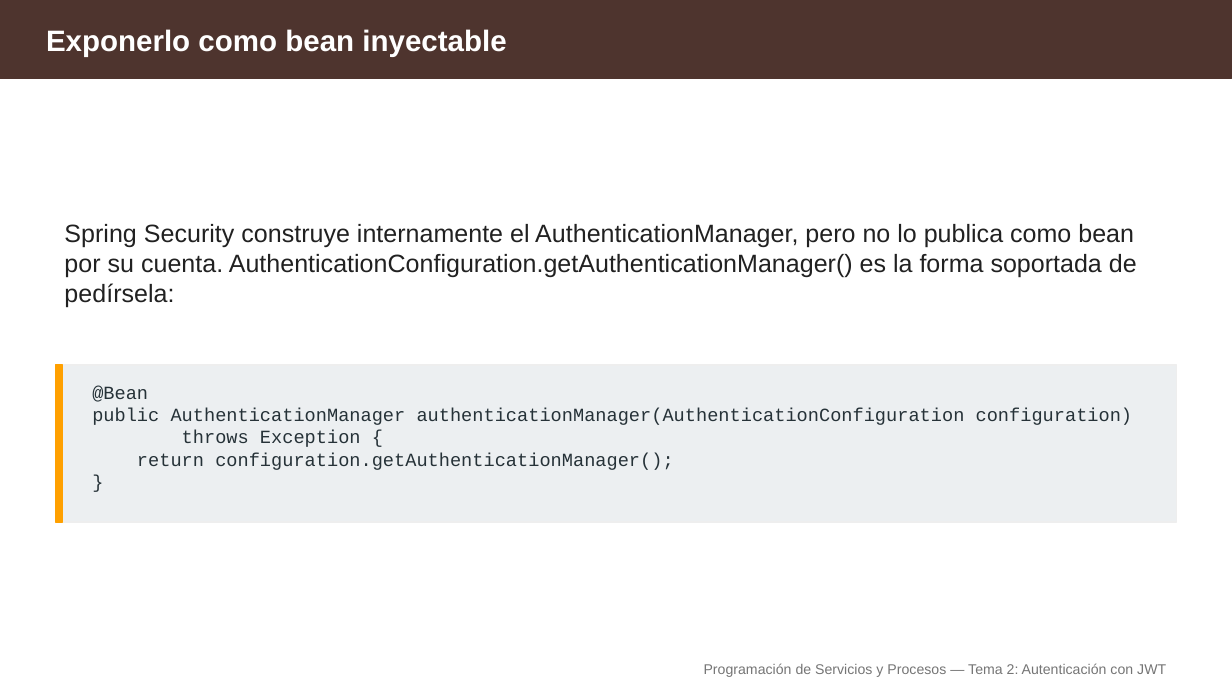
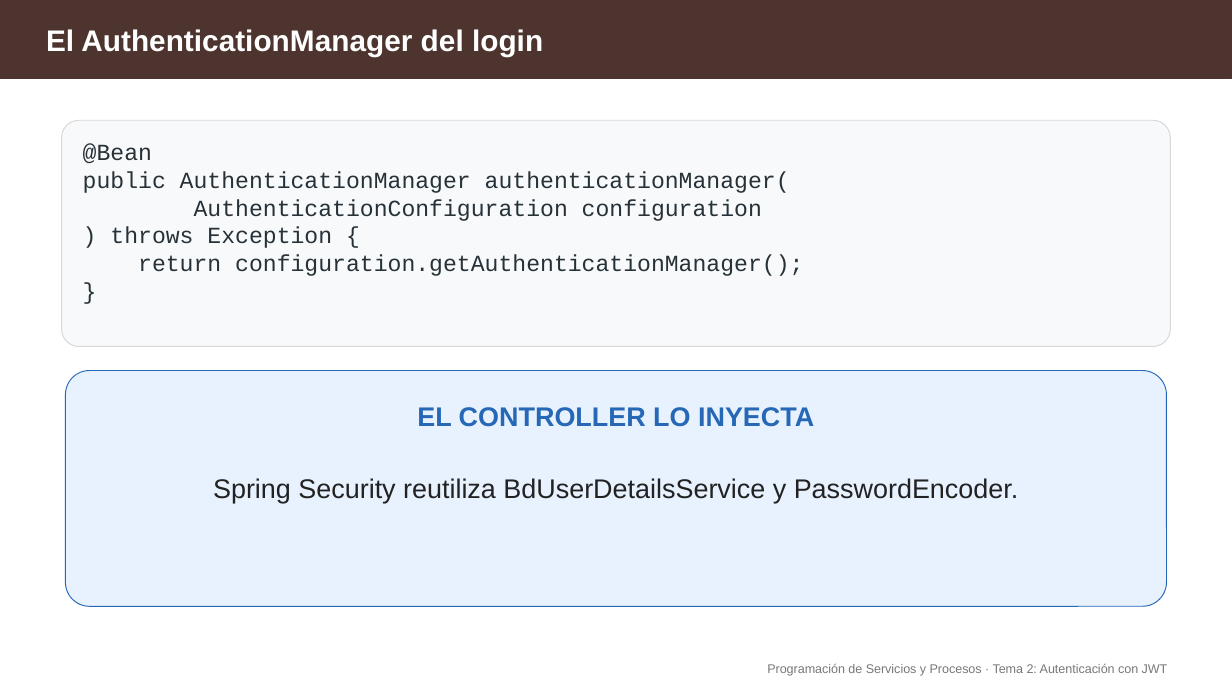
Before and after one commit to aitorventura/programacion-servicios-procesos, a slide deck: slide 11 of docs/tema2/diapositivas/autenticacion-jwt.pptx (slide 21 before the commit). Drawn at 1232x693 pixels with LibreOffice and Linux fonts; fonts in the diff are those of the drawing. Boxes give left, top, right and bottom in pixels: in the first picture for what was removed or moved away, otherwise in the second. Text is boxed around its words. In the diff, an @@ line names an element or a change of style, - is before the commit and + after.

Commit message:
imagenes tema2

```diff
--- a/docs/tema2/diapositivas/autenticacion-jwt.pptx
+++ b/docs/tema2/diapositivas/autenticacion-jwt.pptx
@@ text at (x1=46, y1=29, x2=543, y2=56): text changed; size 23 to 23.2 pt @@
-Exponerlo como bean inyectable
+El AuthenticationManager del login
@@ rounded rectangle added at (x1=62, y1=120, x2=1171, y2=347), fill #F8F9FB, outline #D7D7D7 0.75 pt @@
@@ text at (x1=83, y1=144, x2=803, y2=276): size 14.5 to 18 pt in "@Bean", "return configuration.getAuthenticationManager();", "}" @@
@@ text "@Bean" moved from (x1=92, y1=386, x2=1133, y2=470) to (x1=83, y1=144, x2=803, y2=276) @@
@@ text at (x1=83, y1=171, x2=790, y2=248): text changed; size 14.5 to 18 pt @@
-public AuthenticationManager authenticationManager(AuthenticationConfiguration configuration)
-throws Exception {
+public AuthenticationManager authenticationManager(
+AuthenticationConfiguration configuration
+) throws Exception {
@@ text removed at (x1=64, y1=224, x2=1137, y2=308) @@
-Spring Security construye internamente el AuthenticationManager, pero no lo publica como bean por su cuenta. AuthenticationConfiguration.getAuthenticationManager() es la forma soportada de pedírsela:
@@ rectangle removed at (x1=55, y1=365, x2=1177, y2=522) @@
@@ rectangle removed at (x1=55, y1=365, x2=63, y2=522) @@
@@ rounded rectangle added at (x1=66, y1=371, x2=1167, y2=606), fill #E8F2FF, outline #2668B6 0.75 pt @@
@@ text added at (x1=417, y1=407, x2=814, y2=427), 21 pt, text #2668B6, bold @@
+EL CONTROLLER LO INYECTA
@@ text added at (x1=213, y1=478, x2=1019, y2=503), 21 pt, text #222222 @@
+Spring Security reutiliza BdUserDetailsService y PasswordEncoder.
@@ text at (x1=767, y1=664, x2=1168, y2=676): text changed; size 11 to 9.8 pt; text colour #757575 to #787878 @@
-Programación de Servicios y Procesos — Tema 2: Autenticación con JWT
+Programación de Servicios y Procesos · Tema 2: Autenticación con JWT
```
Also in this commit, not shown: 10 other slides changed, 11 slides added, 27 slides removed, 16 other files.
